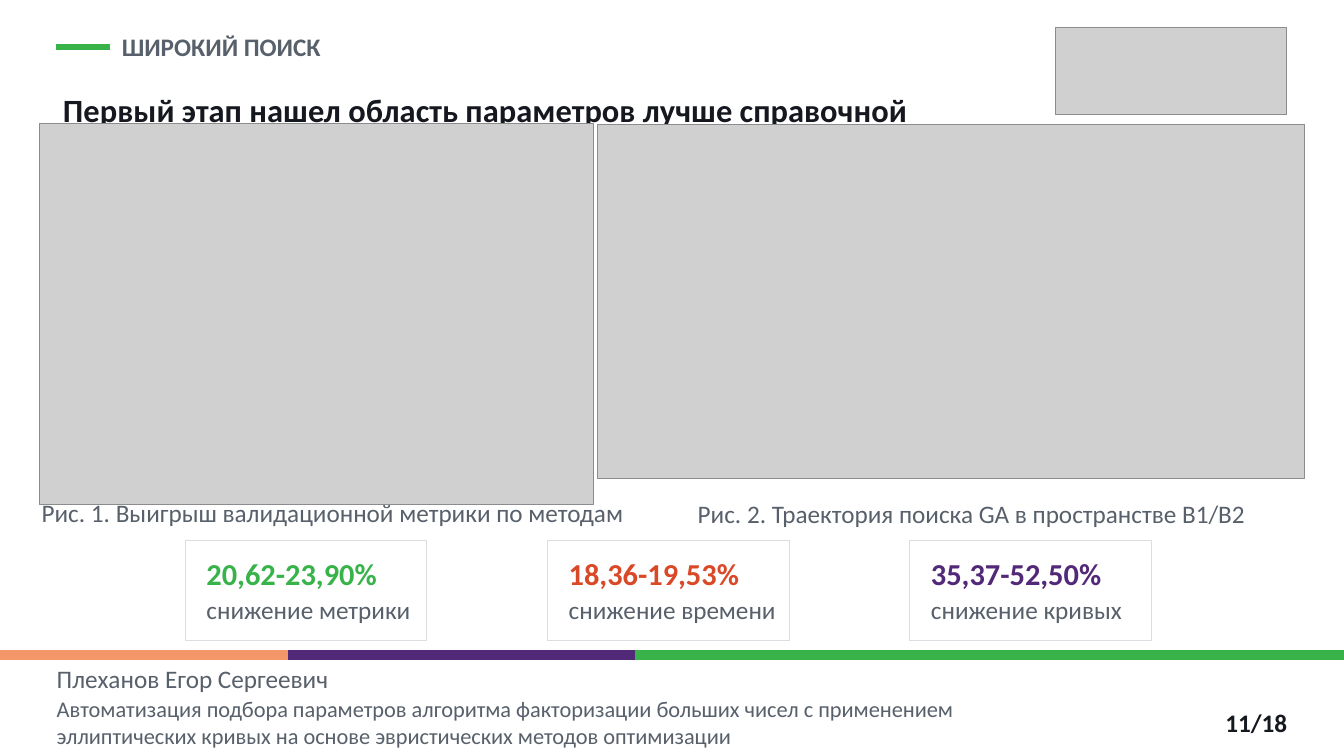
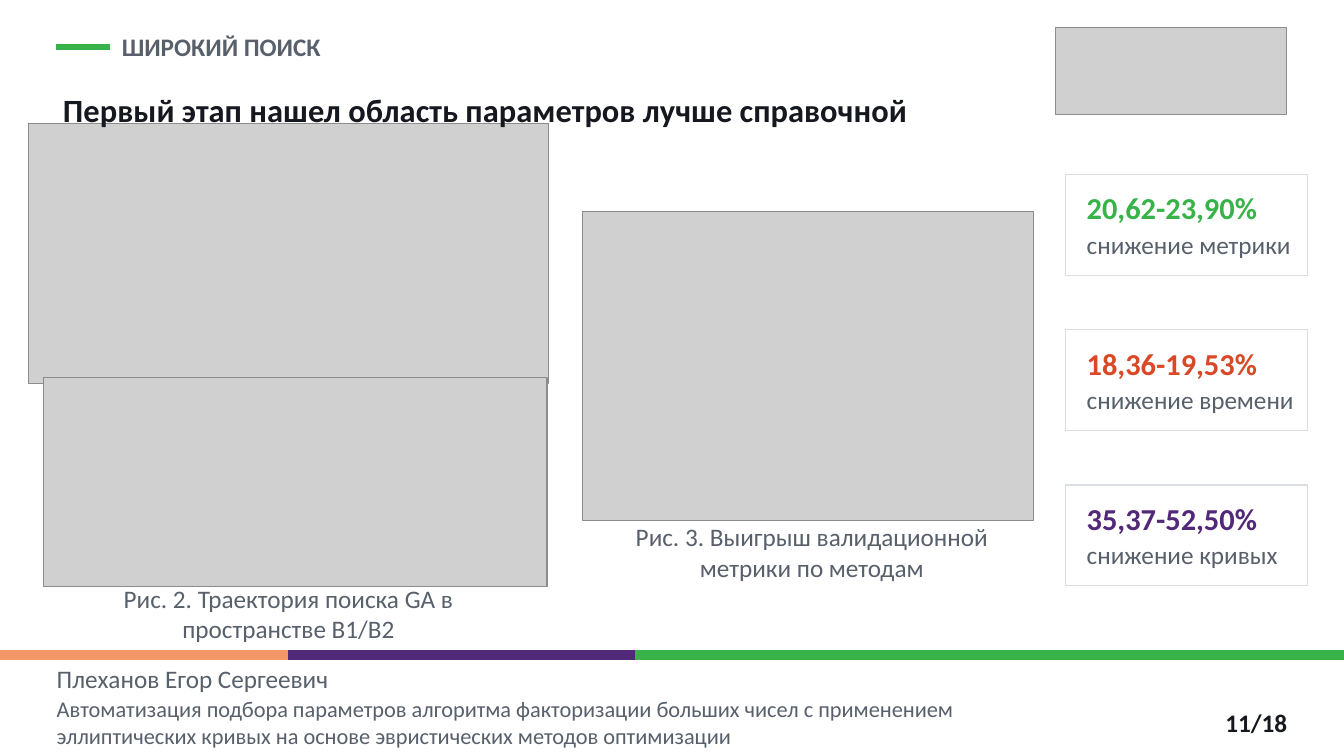
Before and after one commit to EgorPlehanov/ecm-evolutionary-optimization, a slide deck: slide 11 of REPORTS/06_thesis_defense_presentation/Plekhanov_thesis_defense_ECM_parameter_optimization_polytech.pptx. Drawn at 1344x756 pixels with LibreOffice and Linux fonts; fonts in the diff are those of the drawing; grey boxes stand for pictures. Boxes give left, top, right and bottom in pixels: in the first picture for what was removed or moved away, otherwise in the second. Text is boxed around its words. In the diff, an @@ line names an element or a change of style, - is before the commit and + after.

```diff
--- a/REPORTS/06_thesis_defense_presentation/Plekhanov_thesis_defense_ECM_parameter_optimization_polytech.pptx
+++ b/REPORTS/06_thesis_defense_presentation/Plekhanov_thesis_defense_ECM_parameter_optimization_polytech.pptx
@@ picture: place and size @@
-picture at <box>598,125,1305,479</box>
+picture at <box>28,124,548,384</box>
@@ 2 texts, 1 rectangle: place and size @@
-2 texts, 1 rectangle at <box>186,540,427,641</box>
+2 texts, 1 rectangle at <box>1066,174,1308,275</box>
@@ picture: place and size @@
-picture at <box>40,123,595,504</box>
+picture at <box>583,211,1033,520</box>
@@ 2 texts, 1 rectangle: place and size @@
-2 texts, 1 rectangle at <box>547,540,789,641</box>
+2 texts, 1 rectangle at <box>1066,330,1308,431</box>
@@ picture added at <box>43,377,546,587</box> @@
@@ 2 texts, 1 rectangle: place and size @@
-2 texts, 1 rectangle at <box>910,540,1152,641</box>
+2 texts, 1 rectangle at <box>1066,485,1308,586</box>
@@ text at <box>636,529,988,581</box>: text changed @@
-Рис. 1. Выигрыш валидационной метрики по методам
+Рис. 3. Выигрыш валидационной метрики по методам
@@ text "Рис. 2. Траектория поиска GA ..." rewrapped from <box>698,505,1245,527</box> to <box>124,591,453,642</box> @@
```
Also in this commit, not shown: 10 other slides changed, 1 other file.
